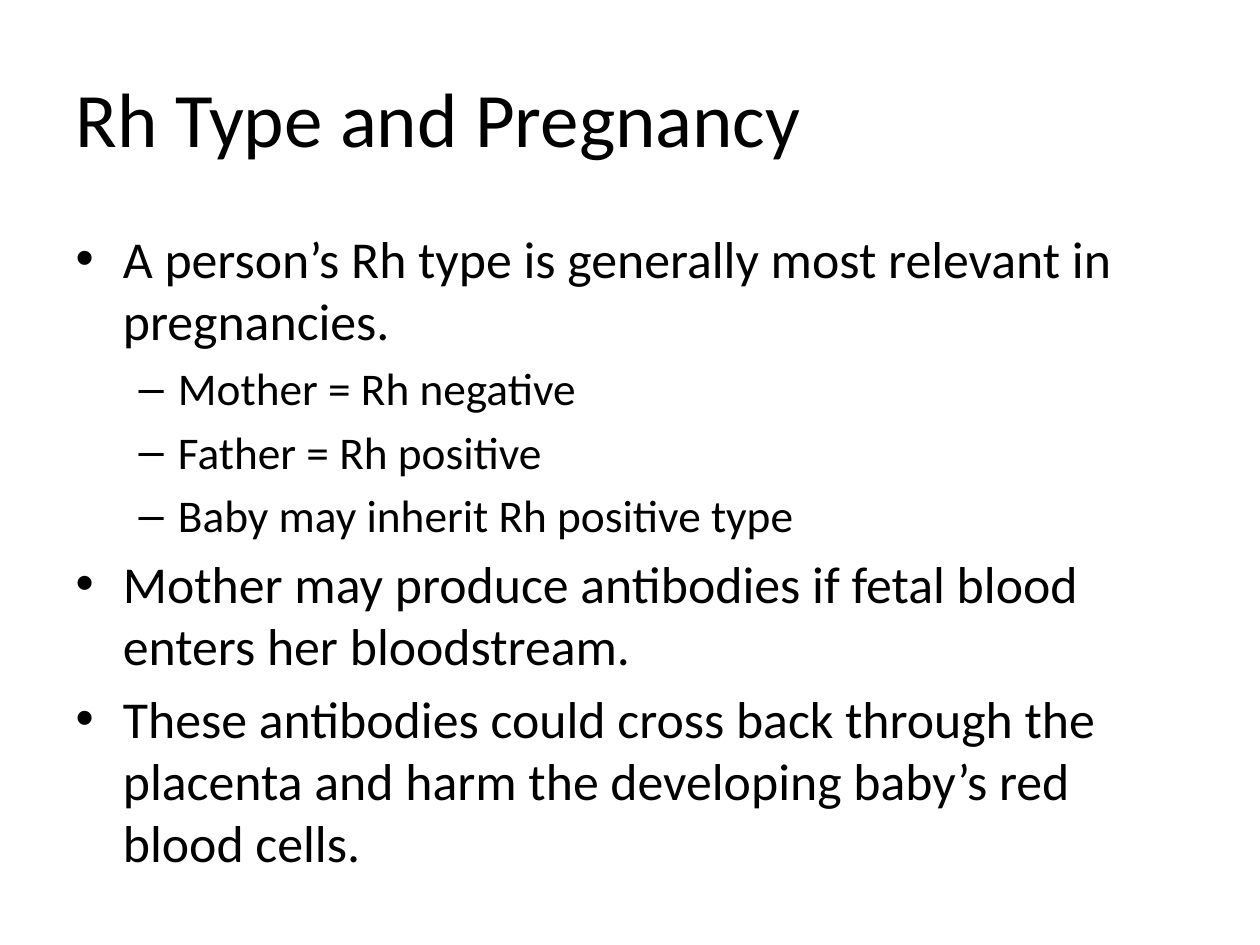
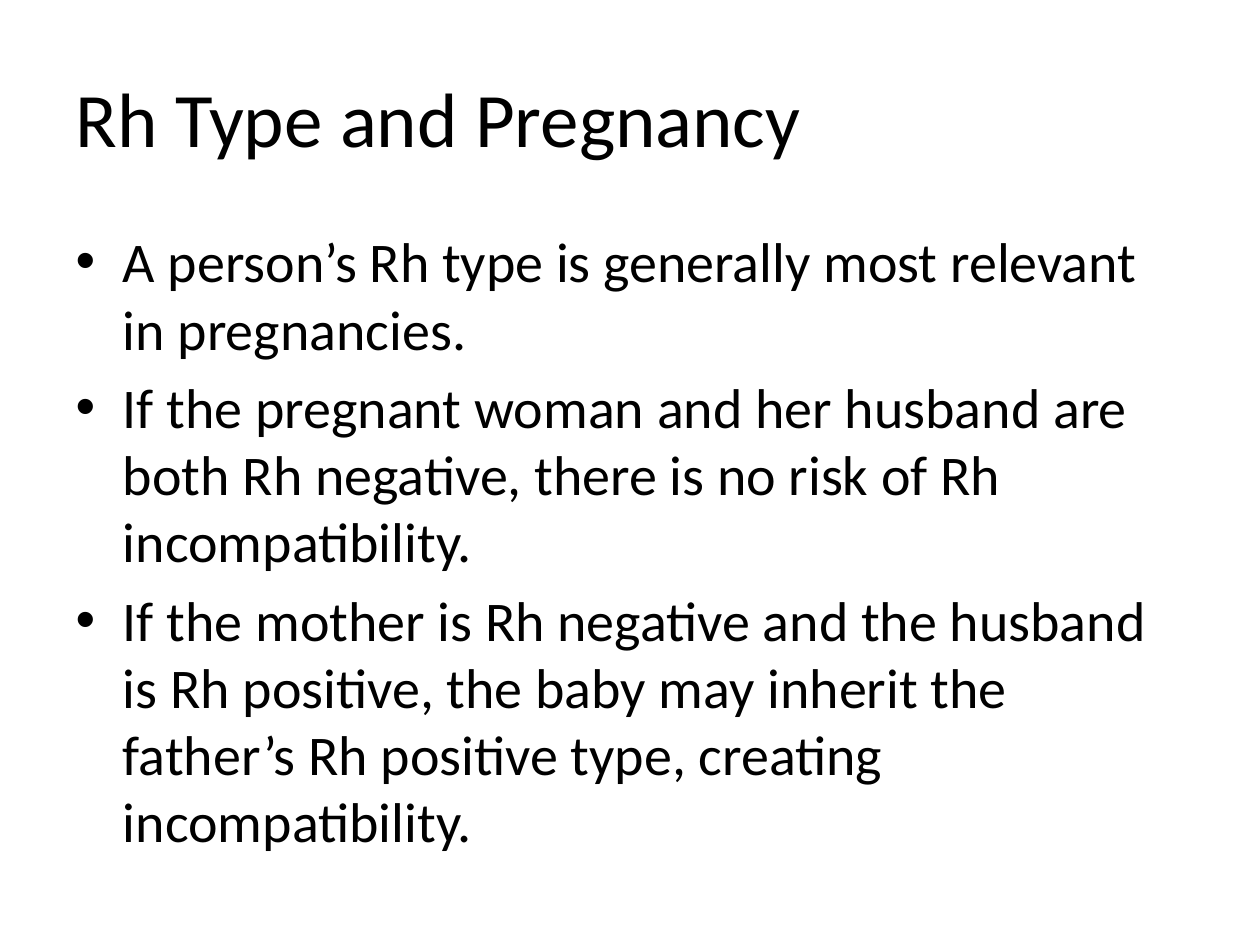
Before and after one commit to wahlanglarisa/springboot_practice, a slide deck: slide 5 of Rh Incompatibility.pptx. Drawn at 1260x945 pixels with LibreOffice and Linux fonts; fonts in the diff are those of the drawing. Boxes give left, top, right and bottom in pixels: in the first picture for what was removed or moved away, otherwise in the second. Text is boxed around its words. In the diff, an @@ line names an element or a change of style, - is before the commit and + after.

```diff
--- a/Rh Incompatibility.pptx
+++ b/Rh Incompatibility.pptx
@@ text at box(123, 242, 1136, 360): size 29.6 to 32 pt in "A person’s Rh type is generally most ..." @@
@@ text at box(123, 389, 1146, 851): text changed; size 29.6 to 32 pt @@
-  – Mother = Rh negative
-  – Father = Rh positive
-  – Baby may inherit Rh positive type
-• Mother may produce antibodies if fetal blood enters her bloodstream.
-• These antibodies could cross back through the placenta and harm the developing baby’s red blood cells.
+• If the pregnant woman and her husband are both Rh negative, there is no risk of Rh incompatibility.
+• If the mother is Rh negative and the husband is Rh positive, the baby may inherit the father’s Rh positive type, creating incompatibility.
```
Also in this commit, not shown: 4 other slides changed, 3 slides added, 9 other files.
